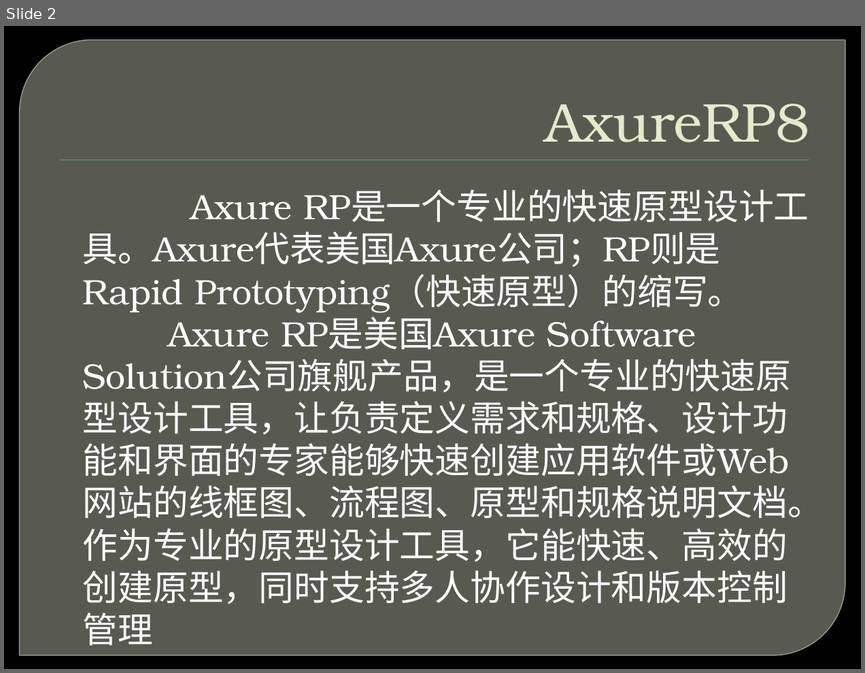
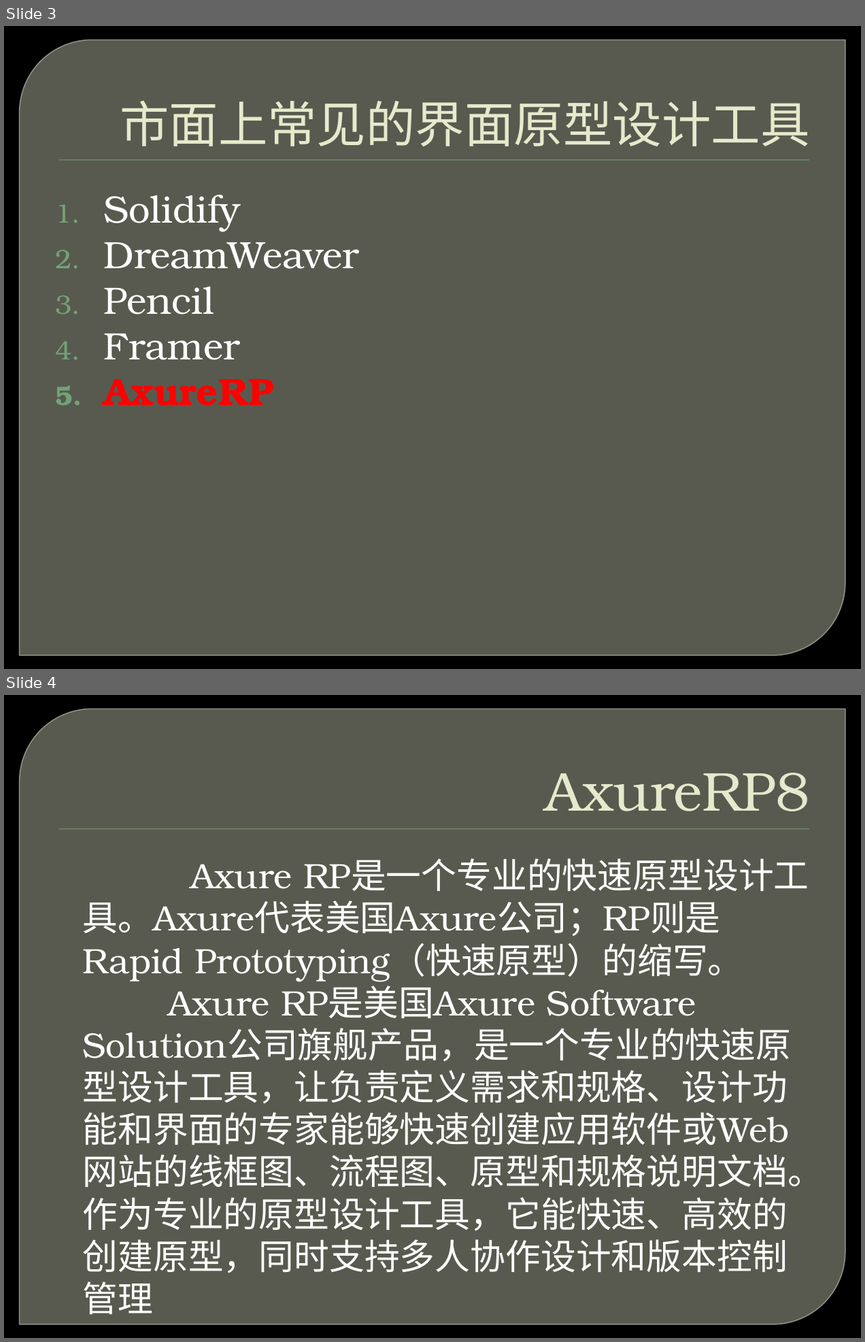
Before and after one commit to tzy502/G16, a slide deck: UML/界面原型-G16.pptx. Shown one above the other, each under a label of ours: slide 2 before the commit, slides 3 and 4 after it. The pictures are 865x673 and 865x1342 pixels, drawn with LibreOffice and Linux fonts; fonts in the diff are those of the drawing; background and template pictures are left out. Boxes give left, top, right and bottom in pixels: in the first picture for what was removed or moved away, otherwise in the second. Text is boxed around its words. In the diff, an @@ line names an element or a change of style, - is before the commit and + after.

```diff
--- a/UML/界面原型-G16.pptx
+++ b/UML/界面原型-G16.pptx
@@ slide 3 added at <box>4,26,861,669</box>, background picture (left out); not listed: 2 template elements that a slide beside it also shows @@
@@ title added at <box>120,101,810,146</box>, 41.4 pt, text #E7EACB @@
+市面上常见的界面原型设计工具
@@ text added at <box>103,195,359,405</box>, 32 pt, text #FFFFFF @@
+1. Solidify
+2. DreamWeaver
+3. Pencil
+4. Framer
+5. AxureRP
@@ what was slide 2 is now slide 4 @@
```
Also in this commit, not shown: 4 slides changed, 1 other slide added, 1 slide removed, 1 other file.
